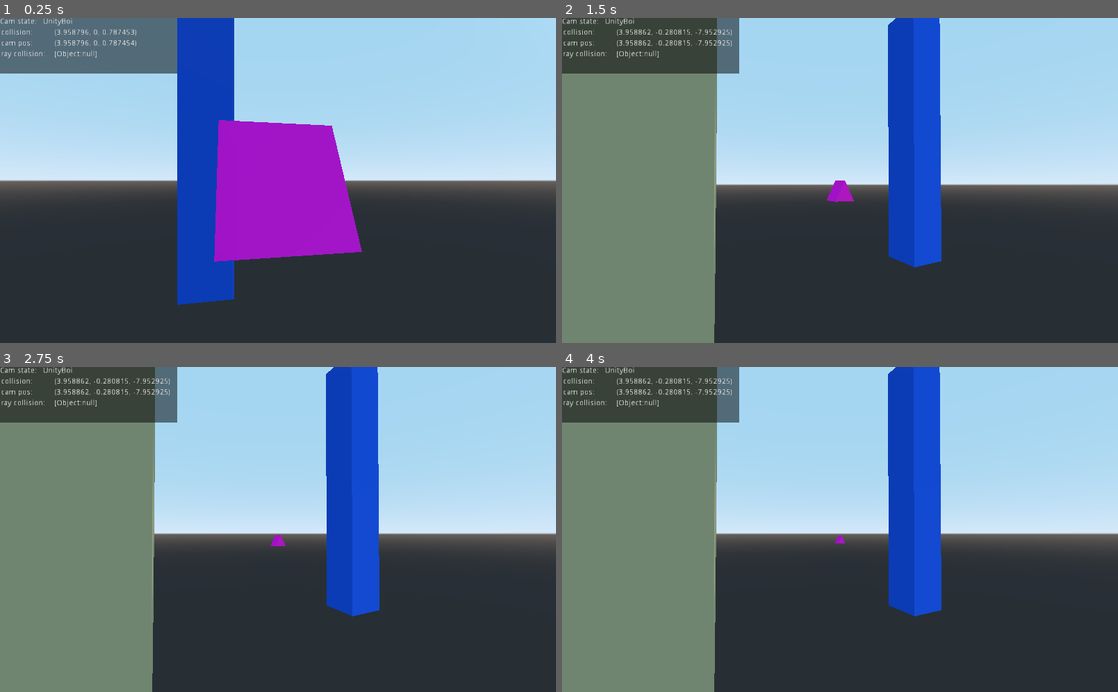
Above: before the commit, frames 1-4 (two rows, left to right).
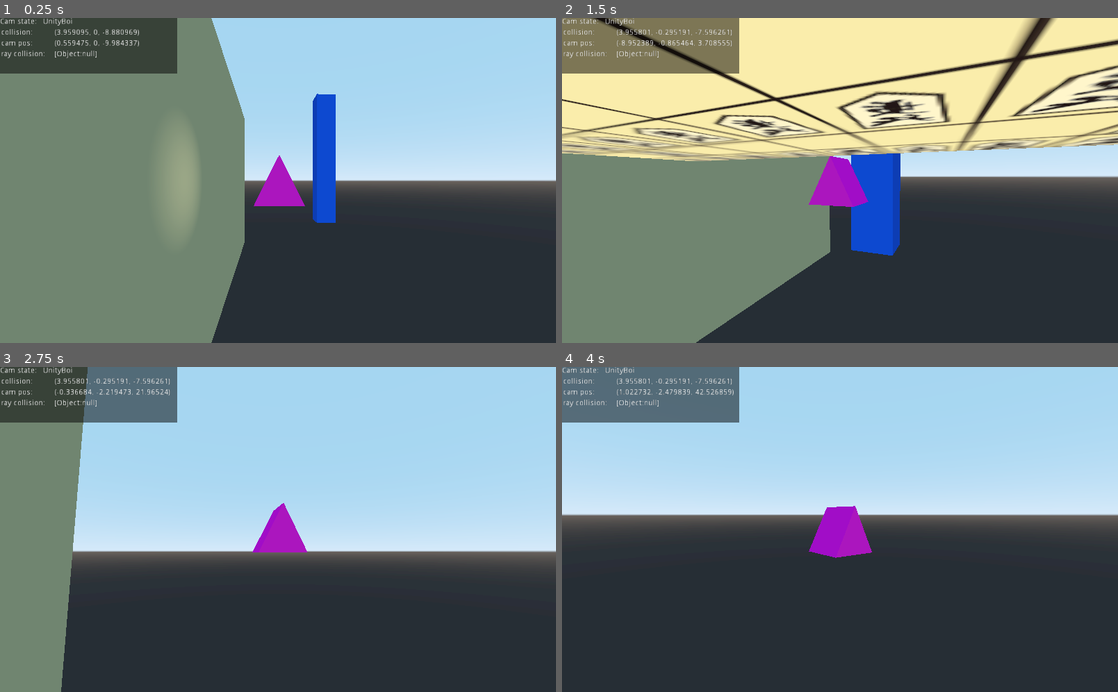
Above: after the commit, the same moments.

Repository: niklas-berg/Camera-State-Machine
Game: Godot game, scene res://Try hard.tscn
Two runs of this game, one before a commit and one after it. Both use one fixed random seed, a clock stepped at 60 frames per second and the inputs below.
Inputs (mouse positions are in pixels of both pictures, inside the frame that each line leads up to):
- Up to frame 1 (0.25 s): no input
- Up to frame 2 (1.5 s): move the mouse to (867, 180) at 0.52 s; hold Shift (crouch) 0.53-1.28 s; hold Up (ui_up) from 0.53 s (still down); tap Space (jump) at 0.77 s; move the mouse to (812, 180) at 1.27 s; tap Shift (crouch) at 1.35 s
- Up to frame 3 (2.75 s): keep holding Up (ui_up); tap Space (jump) at 1.52 s; move the mouse to (289, 523) at 2.02 s; hold Shift (crouch) from 2.03 s (still down)
- Up to frame 4 (4 s): keep holding Up (ui_up); move the mouse to (834, 536) at 2.77 s; release Shift (crouch) at 2.78 s; tap Shift (crouch) at 2.85 s; tap Space (jump) at 3.02, 3.77 s; tap Enter at 3.5 s; move the mouse to (878, 532) at 3.52 s; hold Shift (crouch) from 3.53 s (still down)

The runs differ from the first frame. In frame 1, 50% of the frame differs, in the area x 0-66%, y 0-100%; in frame 2, 56%, in the area x 0-100%, y 0-100%; in frame 3, 27%; in frame 4, 41%.
Error before the commit: Trying to assign value of type 'Nil' to a variable of type 'Vector3'. (res://UnityBoi.gd:53)

Commit message:
Put both movement and camera transform computations in _process() -- Hopefully eliminating jitter

Diff:
--- a/Movement.gd
+++ b/Movement.gd
@@ -1,15 +1,20 @@
 extends MeshInstance
 
+var camera: Basis
+var prevPos: Vector3
+var desiredPos: Vector3
+var preA: Vector3
+var postB: Vector3
+onready var target: Spatial = get_node("/root/Node/Target")
 
-var camera: Basis
+func _ready():
+	desiredPos = target.global_transform.origin
+	preA = target.global_transform.origin
 
 func _process(delta):
 	camera = $"/root/Node/KinematicBody/Camera".global_transform.basis
 
-func _physics_process(delta):
-
 	var dir = Vector3()
-
 	if(Input.is_action_pressed("ui_up")):
 		dir += -camera[2]
 	if(Input.is_action_pressed("ui_down")):
@@ -22,7 +27,13 @@
 		dir[1] += 0.1
 	if(Input.is_action_pressed("crouch")):
 		dir[1] += -0.1
+	dir = dir.normalized() * 1.0
 
-	dir = dir.normalized() * 0.25
+	var speed = 0.50
+	desiredPos += dir * 0.50 * speed
+	postB = desiredPos * 1.0 * speed
 
-	$"/root/Node/Target".global_transform.origin += dir
+	preA = target.global_transform.origin
+
+func _physics_process(delta):
+	target.global_transform.origin = target.global_transform.origin.cubic_interpolate(desiredPos, preA, postB, delta * 25.0)
--- a/Try hard.tscn
+++ b/Try hard.tscn
@@ -9,7 +9,8 @@
 [ext_resource path="res://Collision_Position.gd" type="Script" id=7]
 [ext_resource path="res://Slide_Boi.gd" type="Script" id=8]
 [ext_resource path="res://UnityBoi.gd" type="Script" id=9]
-[ext_resource path="res://Movement.gd" type="Script" id=10]
+[ext_resource path="res://Assets/shogi.png" type="Texture" id=10]
+[ext_resource path="res://Movement.gd" type="Script" id=11]
 
 [sub_resource type="SphereShape" id=1]
 
@@ -156,6 +157,72 @@
 margin = 0.04
 points = PoolVector3Array( -1, 1, 1, 1, 1, -1, 1, 1, 1, -1, 1, -1, -1, -1, 1, 1, -1, -1, 1, -1, 1, -1, -1, -1, 1, 1, 1, -1, 1, -1, 1, 1, -1, -1, 1, 1, 1, -1, 1, -1, -1, -1, 1, -1, -1, -1, -1, 1, 1, 1, 1, -1, -1, 1, -1, 1, 1, 1, -1, 1, 1, 1, -1, -1, -1, -1, -1, 1, -1, 1, -1, -1 )
 
+[sub_resource type="SpatialMaterial" id=12]
+
+render_priority = 0
+flags_transparent = false
+flags_unshaded = true
+flags_vertex_lighting = false
+flags_no_depth_test = false
+flags_use_point_size = false
+flags_world_triplanar = false
+flags_fixed_size = false
+flags_albedo_tex_force_srgb = false
+flags_do_not_receive_shadows = false
+flags_disable_ambient_light = false
+flags_ensure_correct_normals = false
+vertex_color_use_as_albedo = false
+vertex_color_is_srgb = false
+params_diffuse_mode = 0
+params_specular_mode = 0
+params_blend_mode = 0
+params_cull_mode = 2
+params_depth_draw_mode = 0
+params_line_width = 1.0
+params_point_size = 1.0
+params_billboard_mode = 0
+params_billboard_keep_scale = false
+params_grow = false
+params_use_alpha_scissor = false
+albedo_color = Color( 1, 1, 1, 1 )
+albedo_texture = ExtResource( 10 )
+metallic = 0.0
+metallic_specular = 0.5
+metallic_texture_channel = 0
+roughness = 1.0
+roughness_texture_channel = 0
+emission_enabled = false
+normal_enabled = false
+rim_enabled = false
+clearcoat_enabled = false
+anisotropy_enabled = false
+ao_enabled = false
+depth_enabled = false
+subsurf_scatter_enabled = false
+transmission_enabled = false
+refraction_enabled = false
+detail_enabled = false
+uv1_scale = Vector3( 1, 1, 1 )
+uv1_offset = Vector3( 0, 0, 0 )
+uv1_triplanar = false
+uv1_triplanar_sharpness = 1.0
+uv2_scale = Vector3( 1, 1, 1 )
+uv2_offset = Vector3( 0, 0, 0 )
+uv2_triplanar = false
+uv2_triplanar_sharpness = 1.0
+proximity_fade_enable = false
+distance_fade_mode = 0
+_sections_unfolded = [ "Albedo", "Flags", "Parameters" ]
+
+[sub_resource type="PlaneMesh" id=13]
+
+material = SubResource( 12 )
+custom_aabb = AABB( 0, 0, 0, 0, 0, 0 )
+flip_faces = false
+size = Vector2( 2, 2 )
+subdivide_width = 0
+subdivide_depth = 0
+
 [sub_resource type="Shader" id=8]
 
 code = "shader_type canvas_item;
@@ -322,7 +389,8 @@
 omni_shadow_detail = 1
 
 [node name="A" type="MeshInstance" parent="."]
-transform = Transform( 1, 0, 0, 0, 6.8, 0, 0, 0, 1, -5.91625, 2.33723, 1.70075 )
+editor/display_folded = true
+transform = Transform( 1, 0, 0, 0, 6.8, 0, 0, 0, 1, -5.91625, 2.33723, 15.2674 )
 layers = 1
 material_override = null
 cast_shadow = 1
@@ -353,6 +421,7 @@
 _sections_unfolded = [ "Transform", "Visibility" ]
 
 [node name="B" type="MeshInstance" parent="."]
+editor/display_folded = true
 transform = Transform( 1, 0, 0, 0, 10.46, 0, 0, 0, 30, 5, 0, 0 )
 layers = 1
 material_override = null
@@ -383,6 +452,22 @@
 disabled = false
 _sections_unfolded = [ "Transform" ]
 
+[node name="Floor" type="MeshInstance" parent="."]
+transform = Transform( 10, 0, 0, 0, 1, 0, 0, 0, 10, -6.12944, 0, 2.494 )
+layers = 1
+material_override = null
+cast_shadow = 1
+extra_cull_margin = 0.0
+use_in_baked_light = false
+lod_min_distance = 0.0
+lod_min_hysteresis = 0.0
+lod_max_distance = 0.0
+lod_max_hysteresis = 0.0
+mesh = SubResource( 13 )
+skeleton = NodePath("..")
+material/0 = null
+_sections_unfolded = [ "Geometry", "Transform", "Visibility", "mesh" ]
+
 [node name="Debug" type="Panel" parent="."]
 editor/display_folded = true
 material = SubResource( 9 )
--- a/UnityBoi.gd
+++ b/UnityBoi.gd
@@ -10,80 +10,78 @@
 var pitch: float
 var t: float
 var previousRotation: Quat
-#var previousPosition: Vector3
 var offset: Vector3
 var ray: RayCast
 var hit
 var colliding: bool
+
+var desiredCamPos
+var collisionPoint
+var newRotation
 
 
 func enter():
 	colliding = false
 	ray = RayCast.new()
 	target.add_child(ray)
-#	camera.add_child(ray)
-#	$"/root/Node/KinematicBody".add_child(ray)
 	ray.enabled = true
 	ray.set_collision_mask_bit(0, true)
 	ray.set_collision_mask_bit(1, false)
 
 	previousRotation = Quat(camera.global_transform.basis)
-#	previousPosition = camera.global_transform.origin
 	offset = camera.global_transform.origin - target.global_transform.origin
+
+	# This is uggu, but needed when placing quat calculations in _process().
+	# Maybe it's unecessary.
+	newRotation = Quat(Basis(Vector3(deg2rad(pitch), deg2rad(yaw), 0)))
+	desiredCamPos = target.global_transform.origin + newRotation * offset
+	collisionPoint = check_collision(desiredCamPos)
 
 func exit():
 	pass
 
 func _process(_delta):
 	mouseDelta = Vector2(0,0)
+	# |> A
+	newRotation = Quat(Basis(Vector3(deg2rad(pitch), deg2rad(yaw), 0)))
+	newRotation = previousRotation.slerp(newRotation, _delta * damp)
+	previousRotation = newRotation
+	desiredCamPos = target.global_transform.origin + newRotation * offset
+	collisionPoint = check_collision(desiredCamPos)
+	# |) A
+func update(_delta):
 
-func update(_delta):
-	yaw -= mouseDelta.x * mouseSens
-	pitch += mouseDelta.y * mouseSens
-	pitch = clamp(pitch, -30, 30)
+	# |< A
 
-	var newRotation = Quat(Basis(Vector3(deg2rad(pitch), deg2rad(yaw), 0)))
-	if !colliding:
-		newRotation = previousRotation.slerp(newRotation, _delta * damp)
-	previousRotation = newRotation
-
-	var desired_cam_pos = target.global_transform.origin + newRotation * offset
-
-#	camera.global_transform.origin = target.global_transform.origin + newRotation * offset
-	var collision: Vector3 = check_collision(desired_cam_pos)
-	print(colliding)
-	if(collision):
+	if(collisionPoint):
 		colliding = true
-		camera.global_transform.origin = collision
-#		camera.global_transform.origin = camera.global_transform.origin.slerp(collision, _delta * 25)
-#		camera.global_transform.origin = previousPosition.linear_interpolate(collision, _delta * 10)
+		camera.global_transform.origin = collisionPoint
+#		camera.global_transform.origin = camera.global_transform.origin.linear_interpolate(collisionPoint, _delta * 25)
 	else:
 		colliding = false
-		camera.global_transform.origin = desired_cam_pos
+		camera.global_transform.origin = desiredCamPos
 #		camera.global_transform.origin = camera.global_transform.origin.linear_interpolate(desired_cam_pos, _delta * 5)
-#	previousPosition = camera.global_transform.origin
 
 	camera.look_at(target.global_transform.origin, Vector3(0, 1, 0))
 
-
-#	check_collision(Vector3(0,0,0))
 	debug()
 
 func handle_input(_event):
 	if _event is InputEventMouseMotion:
 		mouseDelta = _event.relative
-#		print(mouseDelta)
+	yaw -= mouseDelta.x * mouseSens
+	pitch += mouseDelta.y * mouseSens
+	pitch = clamp(pitch, -30, 30)
 
 func check_collision(desired_cam_pos: Vector3):
 
 	ray.force_raycast_update()
-#	ray.cast_to = -(target.global_transform.origin - camera.global_transform.origin)
 	ray.cast_to = -(target.global_transform.origin - desired_cam_pos)
 	hit = ray.get_collision_point()
 	write_label("Key3", "ray collision:")
 	var collider = ray.get_collider()
 	write_label("Value3", str(collider))
-#	print(collider)
+
 	if collider:
 		return hit
 	else:
--- a/project.godot
+++ b/project.godot
@@ -17,11 +17,16 @@
 
 config/name="Camera Tryouts"
 run/main_scene="res://Try hard.tscn"
+run/low_processor_mode=true
 config/icon="res://icon.png"
 
 [autoload]
 
 Cam_Globals="*res://Cam_Globals.gd"
+
+[display]
+
+window/size/fullscreen=true
 
 [input]
 
@@ -66,4 +71,9 @@
 
 [rendering]
 
+quality/reflections/high_quality_ggx=false
+quality/subsurface_scattering/quality=0
+quality/subsurface_scattering/weight_samples=false
+quality/voxel_cone_tracing/high_quality=false
+quality/depth/hdr=false
 environment/default_environment="res://default_env.tres"
Binary file added: Assets/shogi.png
Not shown, added: Assets/shogi.png.import
Not shown: 2 places in Try hard.tscn that only renumber resources
